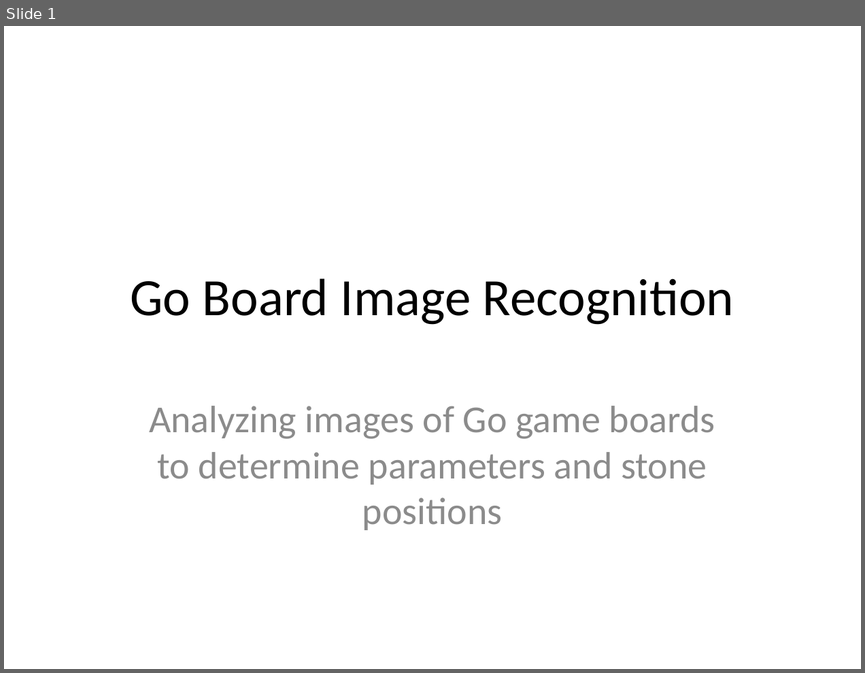
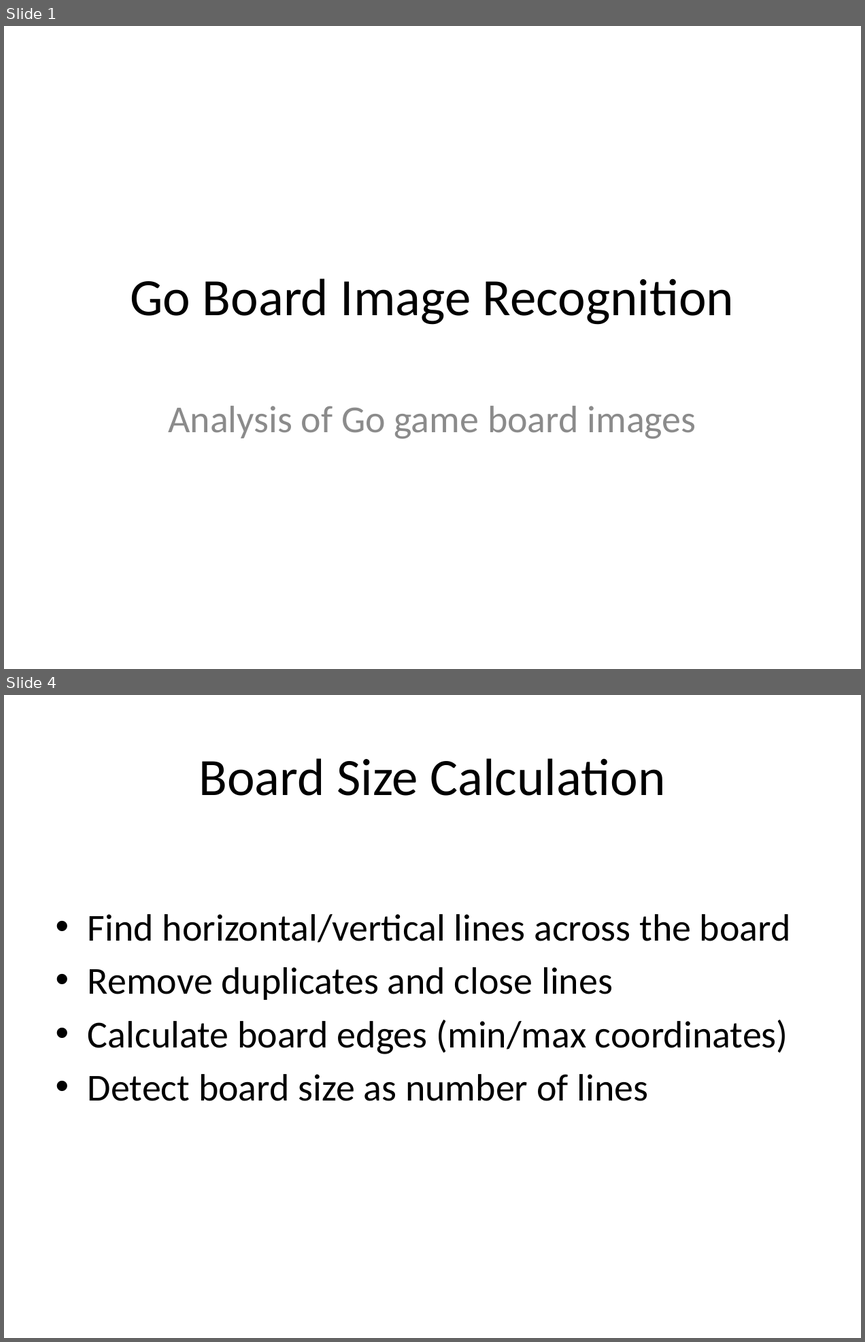
Before and after one commit to skolchin/llm_test, a slide deck: out/go-board-image-recognition.ppt. Shown one above the other, each under a label of ours: slide 1 before the commit, slides 1 and 4 after it; the slides between them are not shown. The pictures are 865x673 and 865x1342 pixels, drawn with LibreOffice and Linux fonts; fonts in the diff are those of the drawing. Boxes give left, top, right and bottom in pixels: in the first picture for what was removed or moved away, otherwise in the second. Text is boxed around its words. In the diff, an @@ line names an element or a change of style, - is before the commit and + after.

```diff
--- a/out/go-board-image-recognition.ppt
+++ b/out/go-board-image-recognition.ppt
@@ slide 4 added at (4,695,861,1338), background #FFFFFF @@
@@ title added at (198,758,665,796), 44 pt, text #000000 @@
+Board Size Calculation
@@ text added at (88,914,791,1101), 32 pt, text #000000 @@
+• Find horizontal/vertical lines across the board
+• Remove duplicates and close lines
+• Calculate board edges (min/max coordinates)
+• Detect board size as number of lines
@@ slide 1 changed as well @@
@@ subtitle at (168,405,696,439): text changed @@
-Analyzing images of Go game boards to determine parameters and stone positions
+Analysis of Go game board images
```
Also in this commit, not shown: 6 other slides changed, 2 slides removed, 7 other files.
